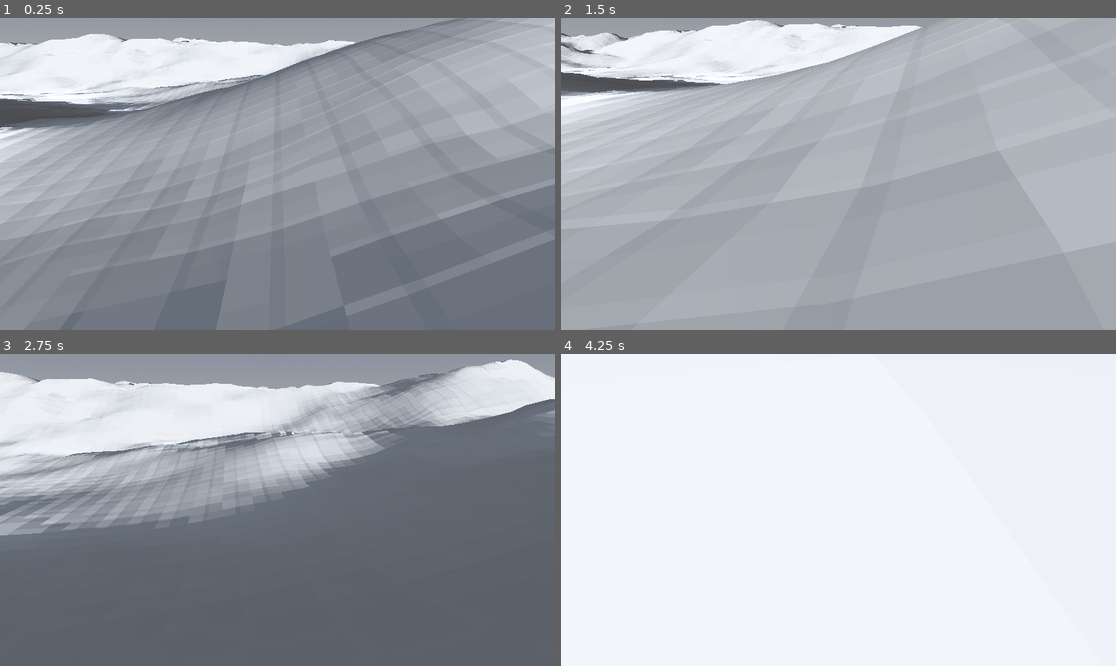
Above: before the commit, frames 1-4 (two rows, left to right).
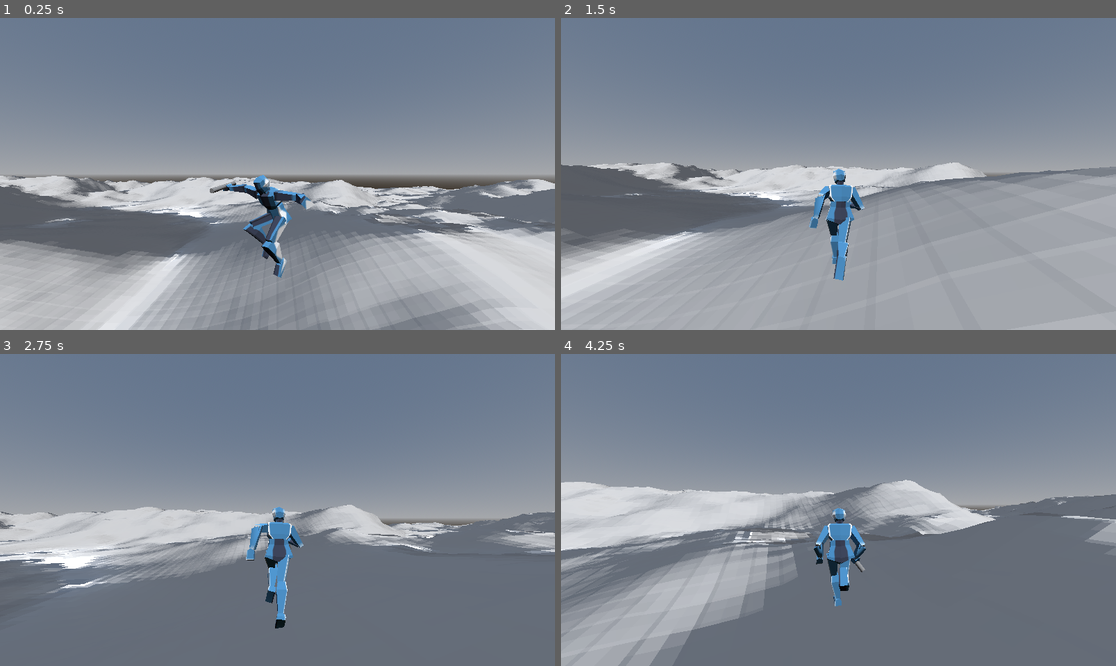
Above: after the commit, the same moments.

Repository: TheCodeWizard27/ProjectAtrox
Game: Godot game, scene res://src/scenes/main/main.tscn
The game is run twice, just before and just after one commit, with the same random seed, the same clock (stepped at 60 frames per second) and the same inputs. The engine's default icon, where the game draws it, is replaced by a stand-in: a white triangle on a blue panel in a dark square.
Inputs (mouse positions are in pixels of both pictures, inside the frame that each line leads up to):
- Up to frame 1 (0.25 s): no input
- Up to frame 2 (1.5 s): move the mouse to (866, 174) at 0.52 s; hold Up (ui_up) from 0.53 s (still down); click (866, 174) at 0.6 s; tap Space (jump) at 0.77 s; move the mouse to (810, 174) at 1.27 s; click (810, 174) at 1.35 s
- Up to frame 3 (2.75 s): keep holding Up (ui_up); tap Space (jump) at 1.52 s; move the mouse to (288, 503) at 2.02 s; hold Shift (shift) from 2.03 s (still down); click (288, 503) at 2.3 s
- Up to frame 4 (4.25 s): keep holding Up (ui_up); move the mouse to (832, 516) at 2.77 s; release Shift (shift) at 2.78 s; click (832, 516) at 2.85 s; tap Space (jump) at 3.02, 3.77 s; move the mouse to (877, 513) at 3.52 s; click (877, 513) at 3.6 s; tap Escape (toggle_mouse_captured) at 4.15 s

The runs differ from the first frame. In frame 1, 76% of the frame differs, in the area x 0-100%, y 0-100%; in frame 2, 62%; in frame 3, 59%; in frame 4, 100%.

Commit message:
Moved some stuff around.

Diff:
--- a/src/scenes/main/camera_3d.gd
+++ /dev/null
@@ -1,26 +0,0 @@
-extends Camera3D
-
-@export_range(0, 1) var mouse_sensitivity: float = 0.2
-
-func _ready():
-	Input.mouse_mode = Input.MOUSE_MODE_CAPTURED
-
-func _unhandled_input(event: InputEvent) -> void:
-	if(not current):
-		return
-
-	if(event.is_action("click")):
-		Input.mouse_mode = Input.MOUSE_MODE_CAPTURED
-
-	if(event.is_action_pressed("toggle_mouse_captured")):
-		if(Input.mouse_mode == Input.MOUSE_MODE_CAPTURED):
-			Input.mouse_mode = Input.MOUSE_MODE_VISIBLE
-		else:
-			Input.mouse_mode = Input.MOUSE_MODE_CAPTURED
-
-	if(event is InputEventMouseMotion):
-		rotation_degrees.x -= event.relative.y * mouse_sensitivity
-		rotation_degrees.x = lerpf(rotation_degrees.x, clamp(rotation_degrees.x, -90, 30), 1)
-
-		rotation_degrees.y -= event.relative.x * mouse_sensitivity
-		rotation_degrees.y = lerpf(rotation_degrees.y, wrapf(rotation_degrees.y, 0, 360), 1)
--- a/src/scenes/main/main.tscn
+++ b/src/scenes/main/main.tscn
@@ -1,9 +1,34 @@
-[gd_scene load_steps=16 format=3 uid="uid://bq6usq7njb8xd"]
+[gd_scene load_steps=13 format=3 uid="uid://bq6usq7njb8xd"]
 
 [ext_resource type="Shader" path="res://src/scenes/main/main.gdshader" id="1_um1xw"]
-[ext_resource type="Script" path="res://src/scenes/main/main.gd" id="1_wbdga"]
 [ext_resource type="Texture2D" uid="uid://c8skxedfihljp" path="res://src/assets/Heightmap.png" id="2_6el57"]
-[ext_resource type="Script" path="res://src/scenes/main/camera_3d.gd" id="4_uh3h8"]
+[ext_resource type="PackedScene" uid="uid://duchts23k3yxm" path="res://src/scenes/player/player.tscn" id="3_pxifb"]
+
+[sub_resource type="GDScript" id="GDScript_o207c"]
+script/source = "extends Node3D
+
+@export var height_map: Texture2D
+
+@onready var map_collider: CollisionShape3D = $\"StaticBody3D/CollisionShape3D\"
+
+func _ready() -> void:
+	var image = height_map.get_image()
+	image.decompress()
+	image.convert(Image.FORMAT_RF)
+	(map_collider.shape as HeightMapShape3D).update_map_data_from_image(image, 0.0, 10.0)
+"
+
+[sub_resource type="ProceduralSkyMaterial" id="ProceduralSkyMaterial_6tnbb"]
+
+[sub_resource type="Sky" id="Sky_ux6dr"]
+sky_material = SubResource("ProceduralSkyMaterial_6tnbb")
+
+[sub_resource type="Environment" id="Environment_lkyke"]
+background_mode = 2
+sky = SubResource("Sky_ux6dr")
+sdfgi_enabled = true
+
+[sub_resource type="CameraAttributesPhysical" id="CameraAttributesPhysical_4w6rl"]
 
 [sub_resource type="PhysicsMaterial" id="PhysicsMaterial_wo6rc"]
 
@@ -22,30 +47,19 @@
 subdivide_width = 257
 subdivide_depth = 257
 
-[sub_resource type="SphereShape3D" id="SphereShape3D_jqomj"]
+[node name="Main" type="Node3D"]
+script = SubResource("GDScript_o207c")
+height_map = ExtResource("2_6el57")
 
-[sub_resource type="ORMMaterial3D" id="ORMMaterial3D_w5aoo"]
-albedo_color = Color(0.660351, 0, 0.260584, 1)
+[node name="DirectionalLight3D" type="DirectionalLight3D" parent="."]
+transform = Transform3D(-0.543076, -0.835031, 0.0882712, 0.491952, -0.231221, 0.839357, -0.680478, 0.49926, 0.536366, -12.9537, 28.2241, -75.3056)
 
-[sub_resource type="SphereMesh" id="SphereMesh_y13bp"]
-material = SubResource("ORMMaterial3D_w5aoo")
+[node name="WorldEnvironment" type="WorldEnvironment" parent="."]
+environment = SubResource("Environment_lkyke")
+camera_attributes = SubResource("CameraAttributesPhysical_4w6rl")
 
-[sub_resource type="ProceduralSkyMaterial" id="ProceduralSkyMaterial_abug6"]
-
-[sub_resource type="Sky" id="Sky_wse71"]
-sky_material = SubResource("ProceduralSkyMaterial_abug6")
-
-[sub_resource type="Environment" id="Environment_rsx47"]
-background_mode = 2
-sky = SubResource("Sky_wse71")
-
-[sub_resource type="CameraAttributesPractical" id="CameraAttributesPractical_de42x"]
-auto_exposure_enabled = true
-
-[node name="Main" type="Node3D" node_paths=PackedStringArray("body")]
-script = ExtResource("1_wbdga")
-body = NodePath("RigidBody3D")
-height_map = ExtResource("2_6el57")
+[node name="Player" parent="." instance=ExtResource("3_pxifb")]
+transform = Transform3D(1, 0, 0, 0, 1, 0, 0, 0, 1, 0, 9.28838, 0)
 
 [node name="StaticBody3D" type="StaticBody3D" parent="."]
 physics_material_override = SubResource("PhysicsMaterial_wo6rc")
@@ -56,27 +70,3 @@
 [node name="MeshInstance3D" type="MeshInstance3D" parent="StaticBody3D"]
 material_override = SubResource("ShaderMaterial_wkj7t")
 mesh = SubResource("PlaneMesh_6fahk")
-
-[node name="RigidBody3D" type="RigidBody3D" parent="."]
-transform = Transform3D(1, 0, 0, 0, 1, 0, 0, 0, 1, 0, 4.79543, 0)
-
-[node name="RemoteTransform3D" type="RemoteTransform3D" parent="RigidBody3D"]
-remote_path = NodePath("../../Camera3D")
-update_rotation = false
-
-[node name="CollisionShape3D" type="CollisionShape3D" parent="RigidBody3D"]
-shape = SubResource("SphereShape3D_jqomj")
-
-[node name="MeshInstance3D" type="MeshInstance3D" parent="RigidBody3D"]
-mesh = SubResource("SphereMesh_y13bp")
-
-[node name="Camera3D" type="Camera3D" parent="."]
-transform = Transform3D(1, 0, 0, 0, 0.968942, 0.247287, 0, -0.247287, 0.968942, 0, 4.79543, 0)
-environment = SubResource("Environment_rsx47")
-attributes = SubResource("CameraAttributesPractical_de42x")
-current = true
-fov = 37.8493
-script = ExtResource("4_uh3h8")
-
-[node name="DirectionalLight3D" type="DirectionalLight3D" parent="."]
-transform = Transform3D(-0.543076, -0.835031, 0.0882715, 0.491952, -0.231221, 0.839357, -0.680478, 0.49926, 0.536366, -12.9537, 28.2241, -75.3056)
--- a/src/scenes/player/player_test_scene.tscn
+++ b/src/scenes/player/player_test_scene.tscn
@@ -1,20 +1,33 @@
-[gd_scene load_steps=9 format=3 uid="uid://dl0tbfrqgfpka"]
+[gd_scene load_steps=13 format=3 uid="uid://dl0tbfrqgfpka"]
 
+[ext_resource type="Texture2D" uid="uid://bjev50b72ddco" path="res://icon.svg" id="1_1204e"]
 [ext_resource type="PackedScene" uid="uid://duchts23k3yxm" path="res://src/scenes/player/player.tscn" id="1_juro1"]
 [ext_resource type="PackedScene" uid="uid://b6a75x1i220e6" path="res://src/scenes/free_cam/free_cam.tscn" id="2_32amj"]
 
-[sub_resource type="PhysicalSkyMaterial" id="PhysicalSkyMaterial_40e2c"]
+[sub_resource type="PanoramaSkyMaterial" id="PanoramaSkyMaterial_qa6h5"]
+panorama = ExtResource("1_1204e")
 
 [sub_resource type="Sky" id="Sky_w5o4s"]
-sky_material = SubResource("PhysicalSkyMaterial_40e2c")
+sky_material = SubResource("PanoramaSkyMaterial_qa6h5")
 
 [sub_resource type="Environment" id="Environment_lu6ox"]
 background_mode = 2
 sky = SubResource("Sky_w5o4s")
 tonemap_mode = 2
 sdfgi_enabled = true
+volumetric_fog_enabled = true
+volumetric_fog_density = 0.0
 
 [sub_resource type="CameraAttributesPractical" id="CameraAttributesPractical_ihcau"]
+
+[sub_resource type="FastNoiseLite" id="FastNoiseLite_ef08x"]
+
+[sub_resource type="NoiseTexture3D" id="NoiseTexture3D_a0v24"]
+noise = SubResource("FastNoiseLite_ef08x")
+
+[sub_resource type="FogMaterial" id="FogMaterial_pvvi2"]
+density = 2.618
+density_texture = SubResource("NoiseTexture3D_a0v24")
 
 [sub_resource type="StandardMaterial3D" id="StandardMaterial3D_0dx38"]
 albedo_color = Color(0.873298, 0.873298, 0.873298, 1)
@@ -41,6 +54,10 @@
 [node name="FreeCam" parent="." instance=ExtResource("2_32amj")]
 transform = Transform3D(1, 0, 0, 0, 1, 0, 0, 0, 1, -0.305, 6.94618, -1.7631)
 active = false
+
+[node name="FogVolume" type="FogVolume" parent="."]
+transform = Transform3D(1, 0, 0, 0, 1, 0, 0, 0, 1, -2.88878, 0.902369, 0)
+material = SubResource("FogMaterial_pvvi2")
 
 [node name="Map" type="Node3D" parent="."]
 
